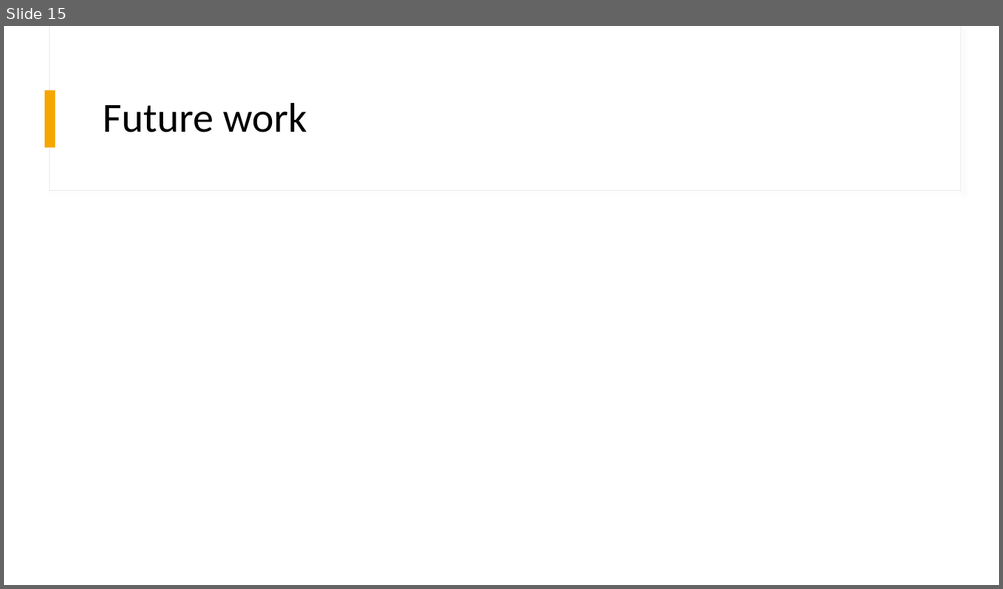
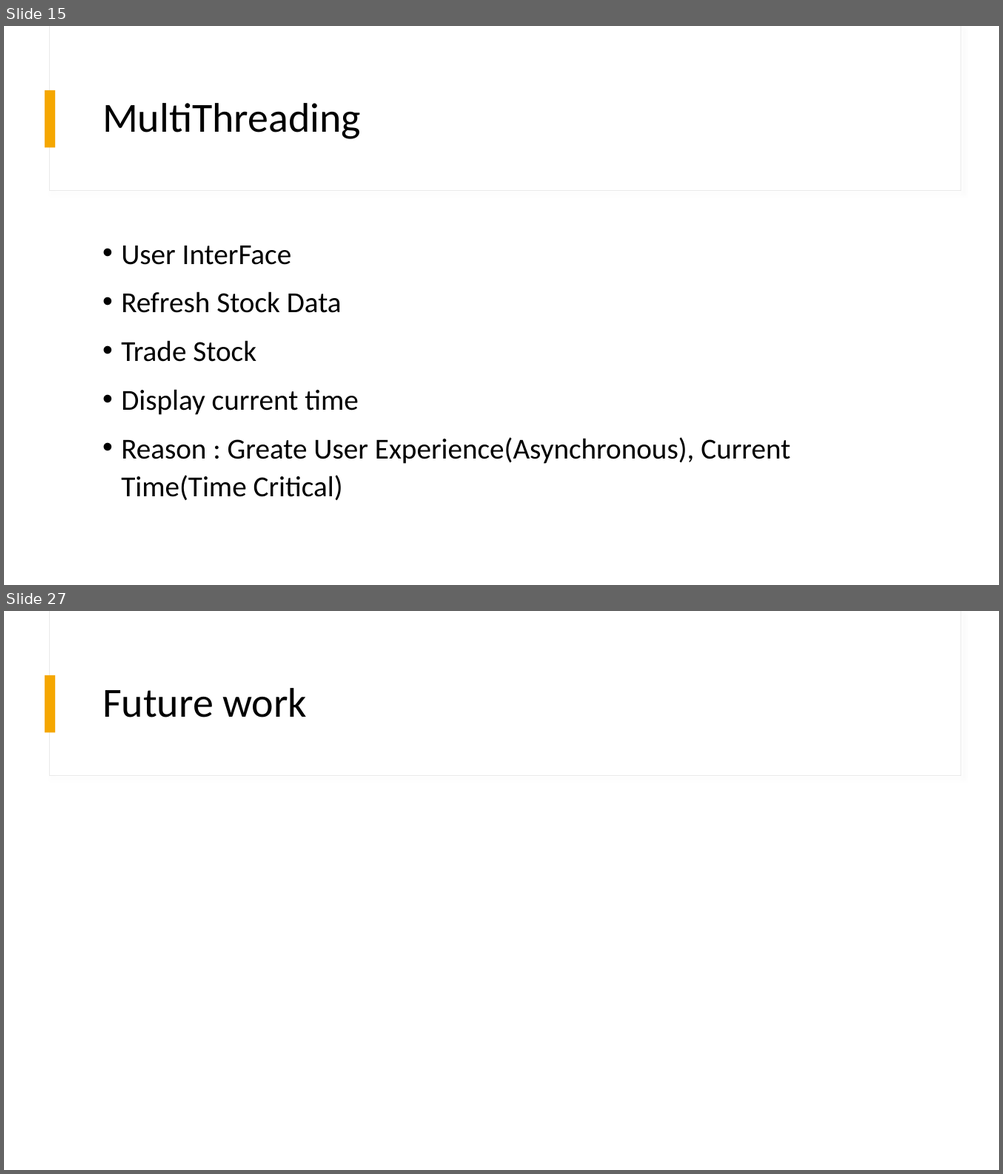
Before and after one commit to futurename/IPD20-DotNetProject, a slide deck: Documentation/ProjectStockMonitor.pptx. Shown one above the other, each under a label of ours: slide 15 before the commit, slides 15 and 27 after it; the slides between them are not shown. The pictures are 1003x589 and 1003x1174 pixels, drawn with LibreOffice and Linux fonts; fonts in the diff are those of the drawing. Boxes give left, top, right and bottom in pixels: in the first picture for what was removed or moved away, otherwise in the second. Text is boxed around its words. In the diff, an @@ line names an element or a change of style, - is before the commit and + after.

```diff
--- a/Documentation/ProjectStockMonitor.pptx
+++ b/Documentation/ProjectStockMonitor.pptx
@@ slide 15 added at (x1=4, y1=26, x2=999, y2=585), background #FFFFFF; not listed: 3 template elements that a slide beside it also shows @@
@@ title added at (x1=102, y1=103, x2=361, y2=139), 40 pt, text #000000 @@
+MultiThreading
@@ text added at (x1=121, y1=246, x2=790, y2=501), 28 pt, text #000000 @@
+• User InterFace
+• Refresh Stock Data
+• Trade Stock
+• Display current time
+• Reason : Greate User Experience(Asynchronous), Current Time(Time Critical)
@@ what was slide 15 is now slide 27 @@
```
Also in this commit, not shown: 4 slides changed, 20 other slides added, 9 slides removed, 12 other files.
